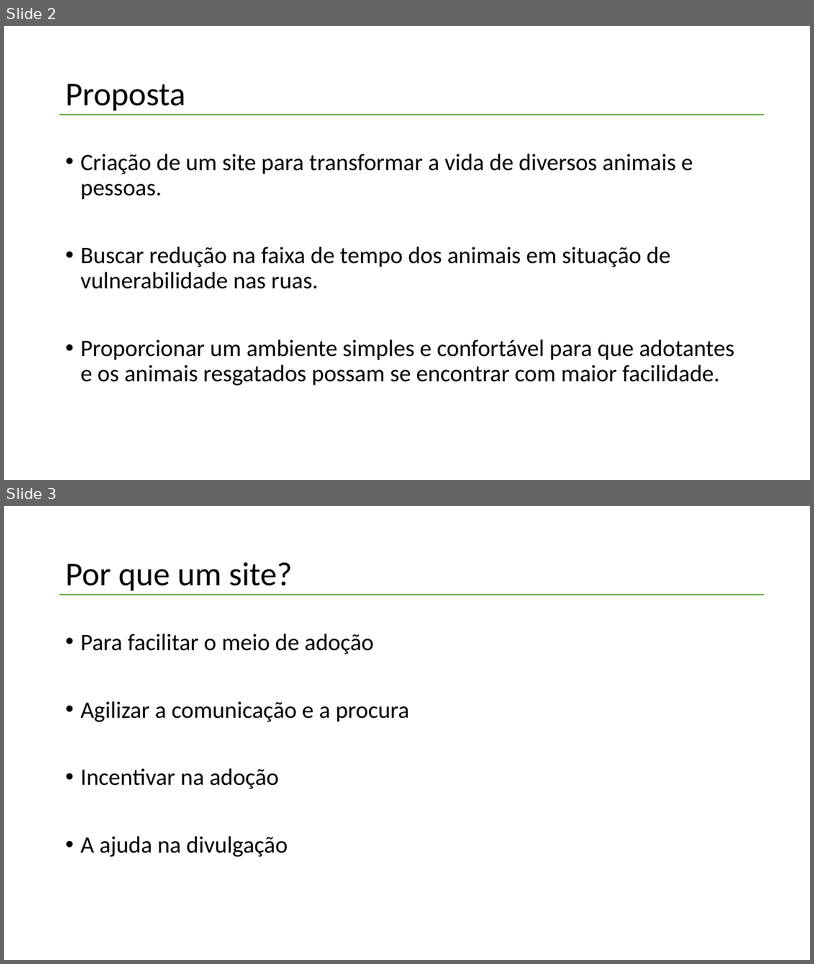
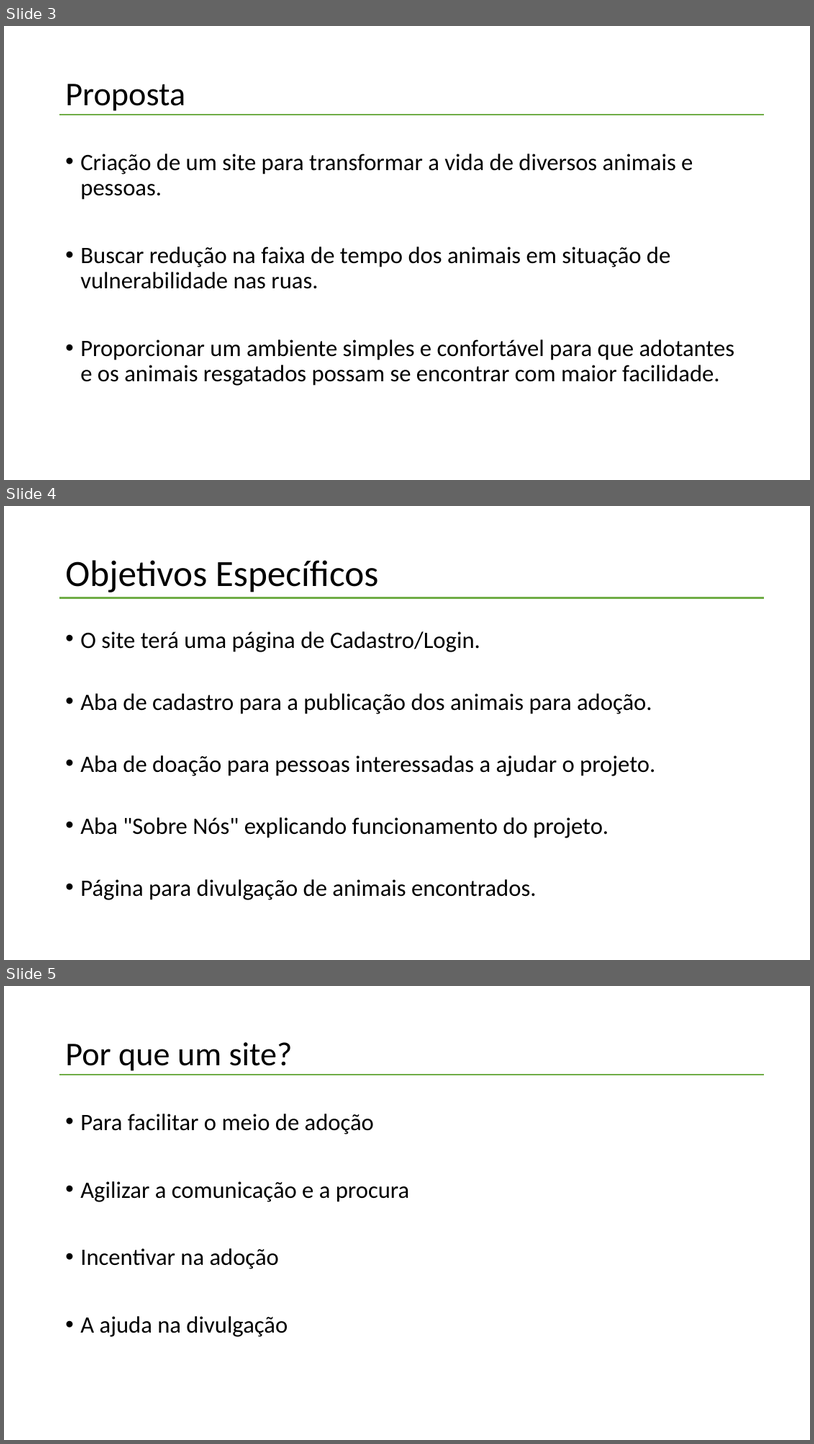
Before and after one commit to Harmew/Adopt, a slide deck: Projeto Adopt.pptx. Shown one above the other, each under a label of ours: slides 2 and 3 before the commit, slides 3, 4 and 5 after it. The pictures are 814x964 and 814x1444 pixels, drawn with LibreOffice and Linux fonts; fonts in the diff are those of the drawing. Boxes give left, top, right and bottom in pixels: in the first picture for what was removed or moved away, otherwise in the second. Text is boxed around its words. In the diff, an @@ line names an element or a change of style, - is before the commit and + after.

```diff
--- a/Projeto Adopt.pptx
+++ b/Projeto Adopt.pptx
@@ slide 4 added at (4, 506, 810, 960), background #FFFFFF @@
@@ title added at (65, 560, 379, 592), 44 pt, text #000000 @@
+Objetivos Específicos
@@ line added from (59, 598) to (765, 598), #70AD47 2 pt @@
@@ text added at (80, 631, 656, 900), 28 pt, text #000000 @@
+• O site terá uma página de Cadastro/Login.
+• Aba de cadastro para a publicação dos animais para adoção.
+• Aba de doação para pessoas interessadas a ajudar o projeto.
+• Aba "Sobre Nós" explicando funcionamento do projeto.
+• Página para divulgação de animais encontrados.
@@ what was slide 2 is now slide 3 @@
@@ what was slide 3 is now slide 5 @@
```
Also in this commit, not shown: 1 other slide added.
